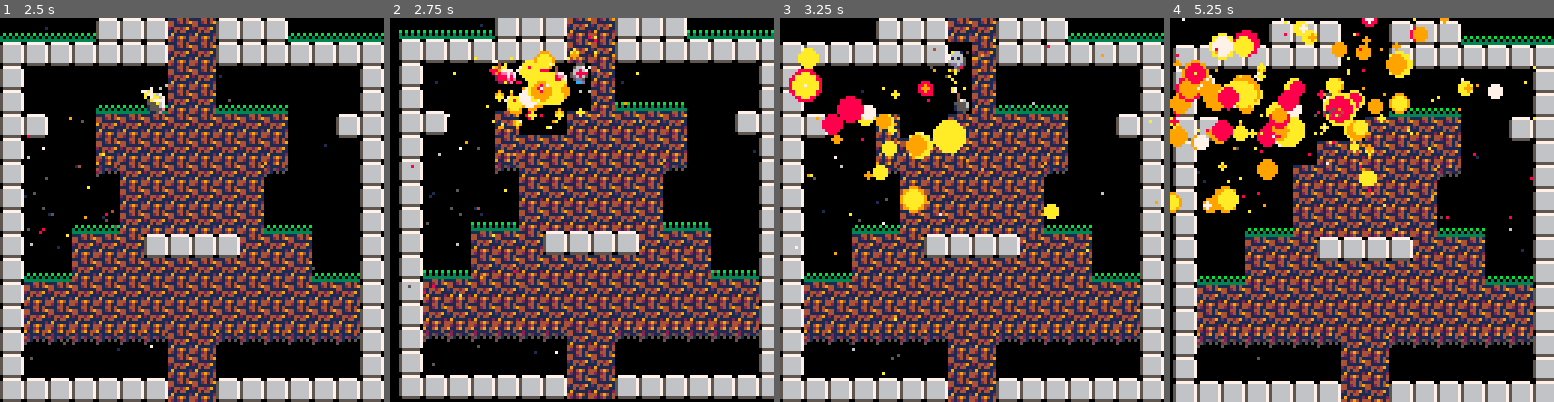
Above: before the commit, frames 1-4 (left to right).
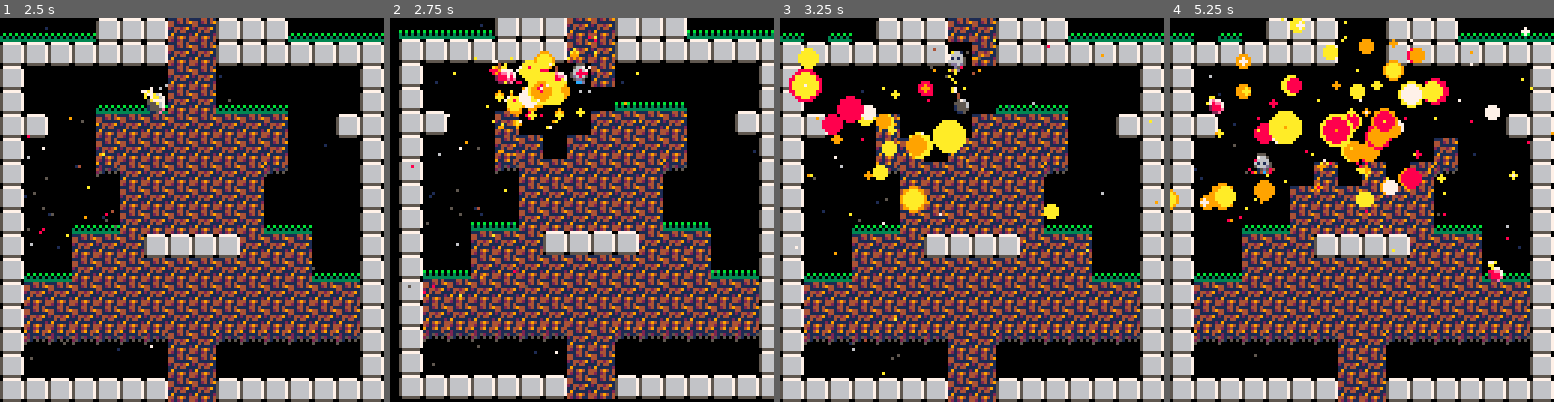
Above: after the commit, the same moments.

Repository: lkingsford/pico8-projects
Game: PICO-8 cartridge plat1.p8
Two runs of this game, one before a commit and one after it. Both use one fixed random seed, a clock stepped at 60 frames per second and the inputs below.
Inputs:
- Up to frame 1 (2.5 s): tap X (X key) at 0.33, 1.07, 1.85 s; tap O (Z key) at 0.7, 1.7, 2.1 s; hold Right 1.6-2.1 s; hold Up 2.15-2.42 s; hold Right from 2.47 s (still down)
- Up to frame 2 (2.75 s): keep holding Right; tap O (Z key) at 2.5 s
- Up to frame 3 (3.25 s): tap O (Z key) at 2.9 s; tap X (X key) at 2.97 s; release Right at 3.03 s; hold Left from 3.08 s (still down)
- Up to frame 4 (5.25 s): tap O (Z key) every 0.4 s from 3.3 to 4.9 s; release Left at 3.58 s; hold Down 3.63-3.97 s; hold Right 4.02-4.68 s; tap X (X key) at 4.08, 5.2 s; hold Up 4.73-5.03 s; hold Left from 5.08 s (still down)

Frame 1 is identical in both runs. In frame 2, 1.1% of the frame differs, in the area x 39-59%, y 17-37%; in frame 3, 1.4%; in frame 4, 52%, in the area x 0-100%, y 0-100%.

Commit message:
Small fix to bomb

Diff:
--- a/plat1.p8
+++ b/plat1.p8
@@ -300,7 +300,7 @@
 	local y = b.y / 8
 	for ix = x - b.r, x + b.r do
 	for iy = y - b.r, y + b.r do
-		if ceil(distance(x,y,ix,iy)) <= b.r then
+		if ceil(distance(x+0.5,y+0.5,ix,iy)) <= b.r then
 			if not fget(mget(ix,iy),1) then
 				remove_grass(ix, iy)
 				mset(ix, iy, 0)
